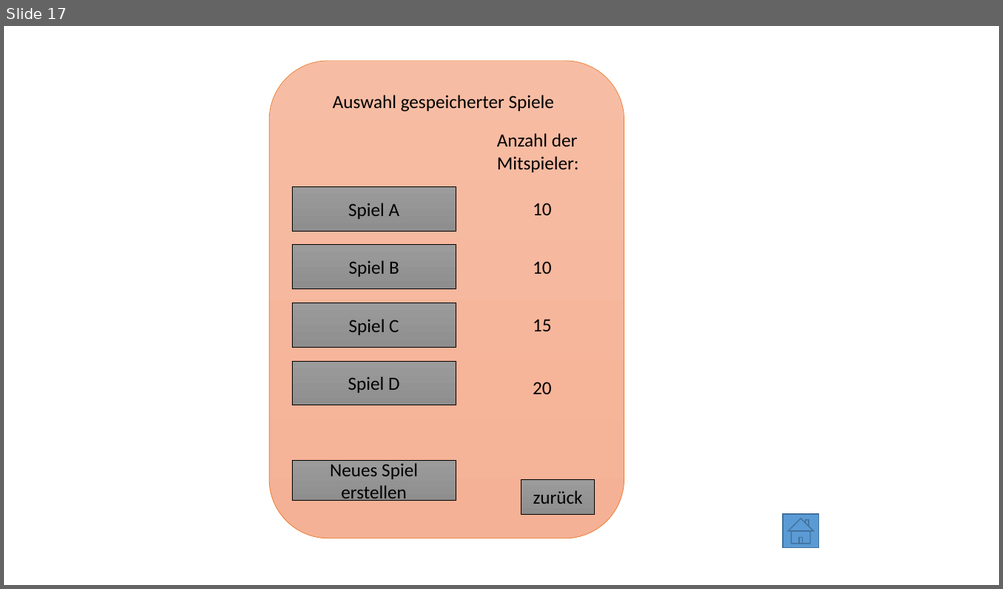
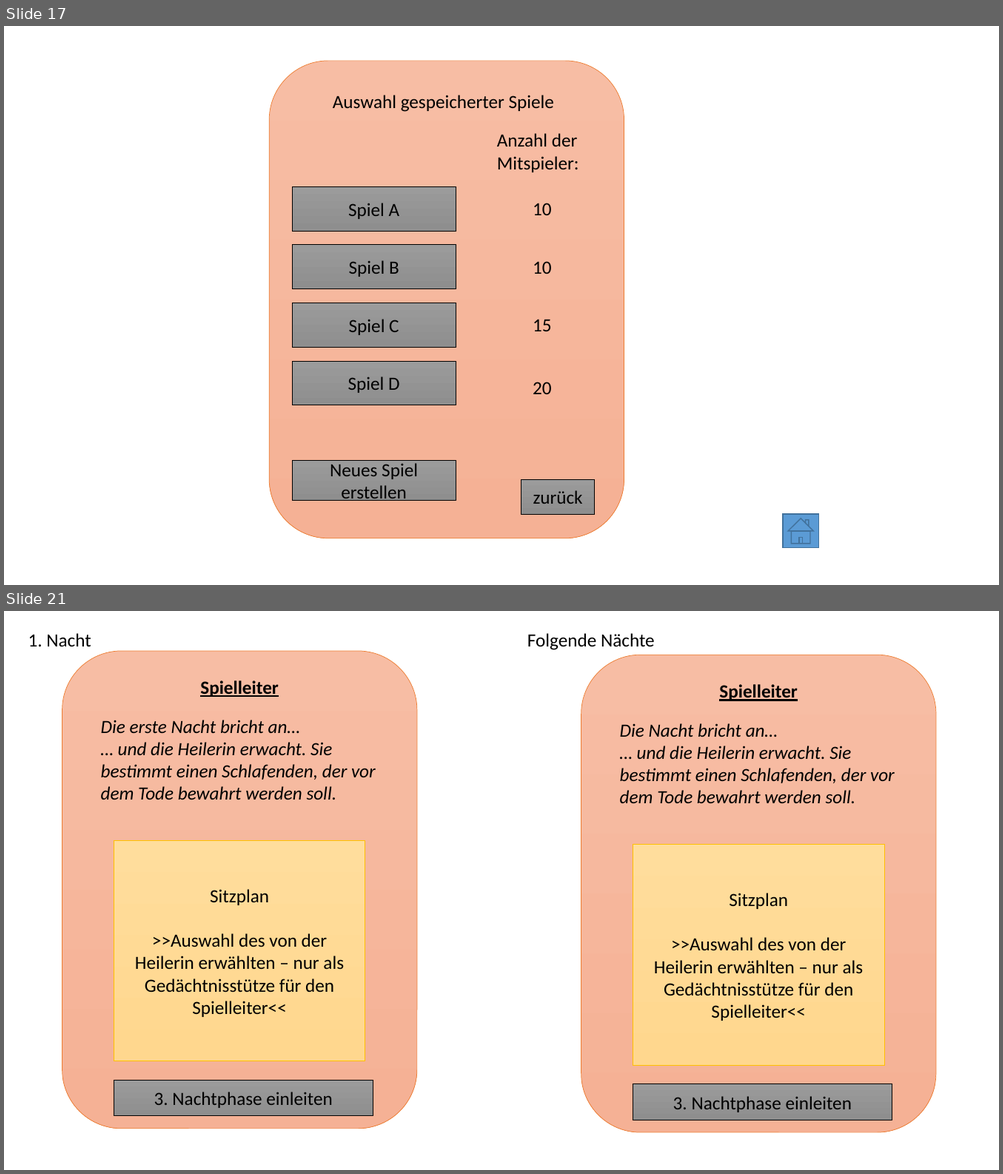
Before and after one commit to john-kloss/werwolf, a slide deck: VisualisierungProjekt.odp. Shown one above the other, each under a label of ours: slide 17 before the commit, slides 17 and 21 after it; the slides between them are not shown. The pictures are 1003x589 and 1003x1174 pixels, drawn with LibreOffice and Linux fonts; fonts in the diff are those of the drawing. Boxes give left, top, right and bottom in pixels: in the first picture for what was removed or moved away, otherwise in the second. Text is boxed around its words. In the diff, an @@ line names an element or a change of style, - is before the commit and + after.

```diff
--- a/VisualisierungProjekt.odp
+++ b/VisualisierungProjekt.odp
@@ slide 21 added at (4, 611, 999, 1170), background #FFFFFF @@
@@ text added at (28, 633, 91, 647), 18 pt, text #000000 @@
+1. Nacht
@@ freeform shape added at (62, 651, 418, 1130), fill gradient #F7BDA4 to #F5B195, outline #ED7D31 0.51 pt @@
@@ text added at (527, 633, 654, 650), 18 pt, text #000000 @@
+Folgende Nächte
@@ freeform shape added at (580, 655, 936, 1133), fill gradient #F7BDA4 to #F5B195, outline #ED7D31 0.51 pt @@
@@ text added at (200, 681, 278, 697), 18 pt, text #000000, bold, underline @@
+Spielleiter
@@ text added at (719, 684, 797, 701), 18 pt, text #000000, bold, underline @@
+Spielleiter
@@ text added at (101, 720, 375, 800), 18 pt, text #000000, italic @@
+Die erste Nacht bricht an…
+… und die Heilerin erwacht. Sie bestimmt einen Schlafenden, der vor dem Tode bewahrt werden soll.
@@ text added at (620, 723, 894, 804), 18 pt, text #000000, italic @@
+Die Nacht bricht an…
+… und die Heilerin erwacht. Sie bestimmt einen Schlafenden, der vor dem Tode bewahrt werden soll.
@@ freeform shape added at (114, 841, 365, 1062), fill gradient #FFDD9C to #FFD78E, outline #FFC000 0.51 pt, 18 pt, text #000000 @@
+Sitzplan
+>>Auswahl des von der Heilerin erwählten – nur als Gedächtnisstütze für den Spielleiter<<
@@ freeform shape added at (633, 845, 885, 1065), fill gradient #FFDD9C to #FFD78E, outline #FFC000 0.51 pt, 18 pt, text #000000 @@
+Sitzplan
+>>Auswahl des von der Heilerin erwählten – nur als Gedächtnisstütze für den Spielleiter<<
@@ freeform shape added at (114, 1081, 373, 1117), fill gradient #9B9B9B to #8E8E8E, outline #000000 0.51 pt, 18 pt, text #000000 @@
+3. Nachtphase einleiten
@@ freeform shape added at (633, 1085, 892, 1121), fill gradient #9B9B9B to #8E8E8E, outline #000000 0.51 pt, 18 pt, text #000000 @@
+3. Nachtphase einleiten
```
Also in this commit, not shown: 1 slide changed, 10 other slides added.
